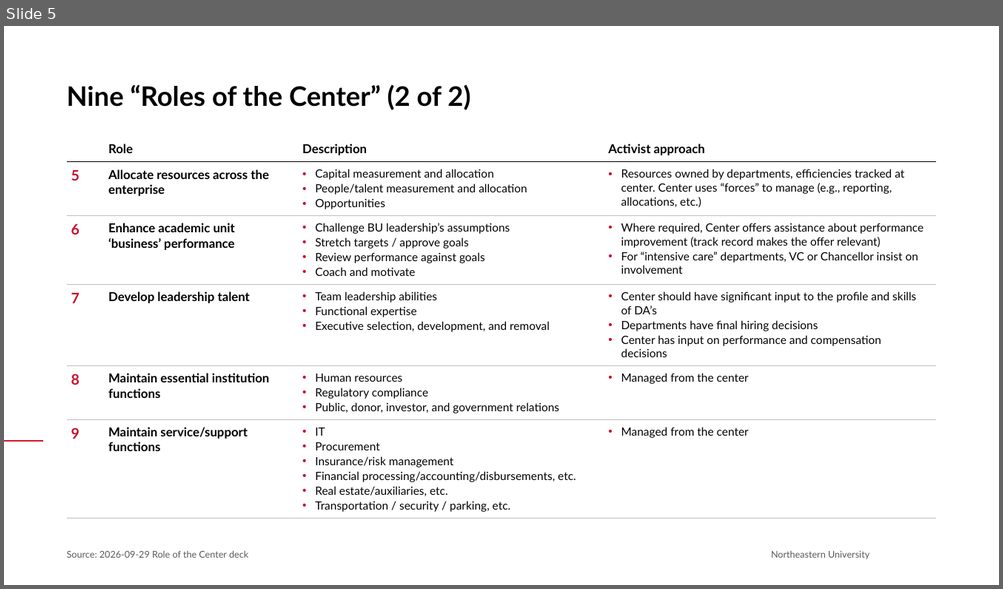
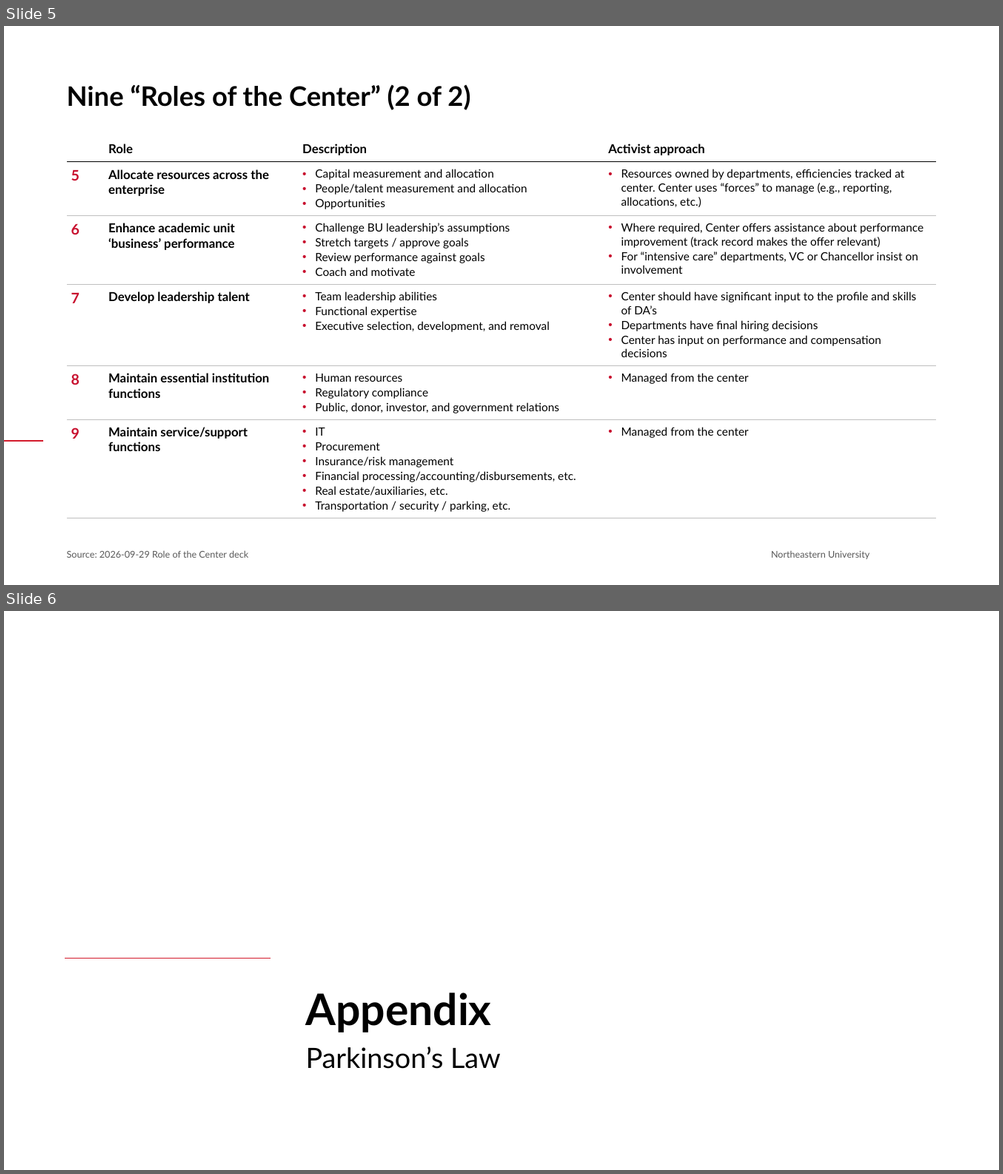
Before and after one commit to brettcsweet/Tonys-repo, a slide deck: 2026-09-29_Role_of_the_Center_Northeastern.pptx. Shown one above the other, each under a label of ours: slide 5 before the commit, slides 5 and 6 after it. The pictures are 1003x589 and 1003x1174 pixels, drawn with LibreOffice and Linux fonts; fonts in the diff are those of the drawing; background and template pictures are left out. Boxes give left, top, right and bottom in pixels: in the first picture for what was removed or moved away, otherwise in the second. Text is boxed around its words. In the diff, an @@ line names an element or a change of style, - is before the commit and + after.

```diff
--- a/2026-09-29_Role_of_the_Center_Northeastern.pptx
+++ b/2026-09-29_Role_of_the_Center_Northeastern.pptx
@@ slide 6 added at (4, 611, 999, 1170), background #FFFFFF @@
@@ line added from (270, 958) to (65, 958), #D31B2C 0.5 pt @@
@@ text added at (306, 993, 492, 1033), 42 pt, text #000000, bold @@
+Appendix
@@ text added at (306, 1047, 501, 1069), 27 pt, text #000000 @@
+Parkinson’s Law
```
Also in this commit, not shown: 1 slide changed, 5 other slides added.
